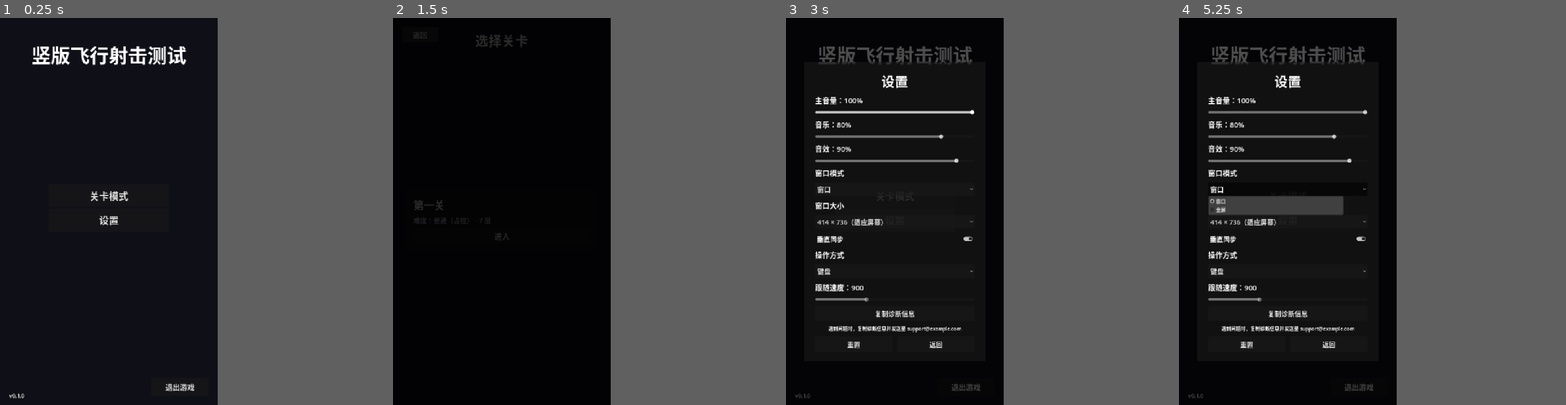
Above: before the commit, frames 1-4 (left to right).
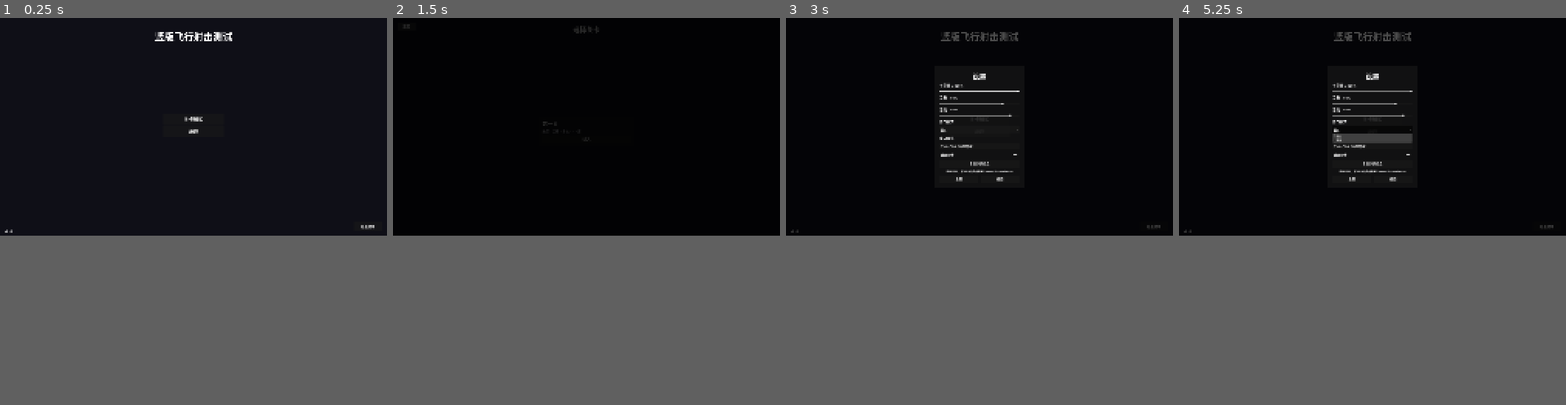
Above: after the commit, the same moments.

Repository: lzh9715/Vertical_Shooter
Game: Godot game, scene res://scenes/ui/MainMenu.tscn
Same seed, same stepped clock (60 frames per second), same inputs: the game is played once before the commit and once after it.
Inputs (mouse positions are in pixels of both pictures, inside the frame that each line leads up to):
- Up to frame 1 (0.25 s): no input
- Up to frame 2 (1.5 s): click "关卡模式" at 0.5 s; click "返回" at 1.25 s
- Up to frame 3 (3 s): move the mouse to (940, 192) at 2.02 s; hold D (move_right) 2.03-2.75 s; click "设置" at 2.75 s
- Up to frame 4 (5.25 s): click (1287, 269) at 3.5 s, where only the run before the commit has a clickable "键盘"; click "重置" at 4.25 s; click "窗口" at 5 s
In our replay, the window is 450x800 before the commit and 800x450 after it. These sizes can differ from the game's own. Grey fills any space a smaller window leaves; there, only what the larger window draws over its background counts as a difference.

The runs differ from the first frame. In frame 1, 1.9% of the frame differs, in the area x 1-97%, y 3-99%; in frame 2, 0.4%; in frame 3, 4.9%; in frame 4, 6.9%.

Commit message:
feat: 横版核心战斗与垂直摄像机
- 设计分辨率改为 2560×1440，世界高度 2160
- 玩家全屏移动、向右射击，移除鼠标跟随
- 敌人从右侧外生成并向左移动，子弹方向同步
- Boss 从右侧入场，悬停约 75% 宽度
- 地图改为从左到右的横版布局
- 摄像机只做上下跟随
- UI 的 2560 适配留待下一步

Diff:
--- a/bullet.gd
+++ b/bullet.gd
@@ -14,6 +14,7 @@
 var pierced_enemies := [] # 记录已经打过的敌人，防止同一只怪被重复扣血
 
 func _ready():
+	add_to_group("player_bullet")
 	area_entered.connect(_on_area_entered)
 
 func _physics_process(delta):
@@ -21,12 +22,13 @@
 		var target = _find_nearest_enemy()
 		if target:
 			var target_direction = (target.global_position - global_position).normalized()
-			var target_angle = target_direction.angle() + PI / 2
+			var target_angle = target_direction.angle()
 			rotation = lerp_angle(rotation, target_angle, turn_speed * delta)
 
-	position += Vector2.UP.rotated(rotation) * speed * delta
+	position += Vector2.RIGHT.rotated(rotation) * speed * delta
 
-	if global_position.y < -200 or global_position.y > 1500 or global_position.x < -200 or global_position.x > 900:
+	var bounds := Rect2(Vector2.ZERO, ScreenUtil.world_size()).grow(300.0)
+	if not bounds.has_point(global_position):
 		queue_free()
 
 func _on_area_entered(area):
--- a/bullet.tscn
+++ b/bullet.tscn
@@ -11,8 +11,10 @@
 script = ExtResource("1_v7oki")
 
 [node name="CollisionShape2D" type="CollisionShape2D" parent="." unique_id=1423998056]
+rotation = 1.5707964
 shape = SubResource("RectangleShape2D_eyboa")
 
 [node name="Polygon2D" type="Polygon2D" parent="." unique_id=1344498805]
+rotation = 1.5707964
 color = Color(1, 1, 0, 1)
 polygon = PackedVector2Array(0, -5, -5, 5, 5, 5)
--- a/data/EnemyData.gd
+++ b/data/EnemyData.gd
@@ -21,5 +21,5 @@
 
 @export_group("精英")
 @export var elite_movement: EliteMovement   # 战斗阶段的移动方式（留空 = 停在悬停点）
-@export var elite_hover_height := 260.0     # 悬停高度（720 基准）
-@export var elite_lane_offset := 0.0        # 固定的横向车道偏移（不同精英可以左右分开）
+@export var elite_hover_height := 1920.0    # 横版：悬停点的 x 坐标
+@export var elite_lane_offset := 0.0        # 固定的纵向车道偏移（不同精英可以上下分开）
--- a/data/FormationData.gd
+++ b/data/FormationData.gd
@@ -17,7 +17,7 @@
 		push_warning("FormationData 缺 shape")
 		return
 
-	var center := ScreenUtil.from_anchor(anchor) + offset_px * ScreenUtil.scale_factor()
+	var center := ScreenUtil.world_from_anchor(anchor) + offset_px * ScreenUtil.scale_factor()
 	var scale := ScreenUtil.scale_factor()
 	var offsets := shape.build_offsets(count, spacing)
 
@@ -46,6 +46,6 @@
 
 func _direction_angle() -> float:
 	match direction:
+		"Right_To_Left": return PI
 		"Left_To_Right": return 0.0
-		"Right_To_Left": return PI
-		_: return PI * 0.5      # Top_To_Bottom
+		_: return PI      # 横版默认向左
--- a/data/QueueData.gd
+++ b/data/QueueData.gd
@@ -5,7 +5,7 @@
 @export var spacing_time: float = 0.2
 
 func spawn(spawner) -> void:
-	var start := ScreenUtil.from_anchor(anchor) + offset_px * ScreenUtil.scale_factor()
+	var start := ScreenUtil.world_from_anchor(anchor) + offset_px * ScreenUtil.scale_factor()
 
 	for i in range(count):
 		var enemy = spawner.create_enemy(enemy_data)
--- a/data/Test_Queue.tres
+++ b/data/Test_Queue.tres
@@ -11,7 +11,7 @@
 [resource]
 script = ExtResource("2_0qft0")
 enemy_data = ExtResource("1_0qft0")
-anchor = Vector2(-1.28, -0.06)
+anchor = Vector2(-1.2, -0.06)
 direction = "Left_To_Right"
 movement = SubResource("Resource_6act0")
 metadata/_custom_type_script = "uid://b243fk7jdlvh2"
--- a/data/Wave_RewardRush.tres
+++ b/data/Wave_RewardRush.tres
@@ -18,8 +18,8 @@
 repeat = 10
 group_interval = 0.35
 enemy_data = ExtResource("2_m8lrc")
-anchor = Vector2(-1.25, 0)
-direction = "Left_To_Right"
+anchor = Vector2(1.2, 0)
+direction = "Right_To_Left"
 
 [sub_resource type="Resource" id="Resource_e8rjn"]
 script = ExtResource("1_4knwc")
--- a/data/boss/BossData.gd
+++ b/data/boss/BossData.gd
@@ -7,5 +7,5 @@
 @export var visual_scale := 1.0
 @export var texture: Texture2D
 @export var enter_duration := 1.5
-@export var hover_position := Vector2(360, 240)
+@export var hover_position := Vector2(1920, 720)
 @export var phases: Array[BossPhaseData] = []
--- a/data/bullet/BulletAimed.gd
+++ b/data/bullet/BulletAimed.gd
@@ -6,6 +6,6 @@
 func build_directions(aim: Vector2) -> Array[Vector2]:
 	var dir := aim.normalized()
 	if dir == Vector2.ZERO:
-		dir = Vector2.DOWN
+		dir = Vector2.LEFT
 	var out: Array[Vector2] = [dir]
 	return out
--- a/data/bullet/BulletSpread.gd
+++ b/data/bullet/BulletSpread.gd
@@ -9,7 +9,7 @@
 func build_directions(aim: Vector2) -> Array[Vector2]:
 	var base := aim.normalized()
 	if base == Vector2.ZERO:
-		base = Vector2.DOWN
+		base = Vector2.LEFT
 
 	var out: Array[Vector2] = []
 	if count <= 1:
--- a/debug/BossTest.gd
+++ b/debug/BossTest.gd
@@ -11,13 +11,13 @@
 
 	var player = load("res://player.tscn").instantiate()
 	add_child(player)
-	player.global_position = Vector2(360, 1100)
+	player.global_position = Vector2(300, 1080)
 	player.current_spell = GameFlow.spell
 
 	# 生成 Boss（先赋 data，再入树，_ready 会 apply_data）
 	var boss = data.scene.instantiate()
 	boss.data = data
-	boss.position = Vector2(360, -100)
+	boss.position = Vector2(2800, 720)
 	add_child(boss)
 	# 仅测试用：缩短冷却、概率拉满
 	boss.steal_cooldown = 4.0
--- a/debug/EventTest.gd
+++ b/debug/EventTest.gd
@@ -7,7 +7,7 @@
 
 	var player = load("res://player.tscn").instantiate()
 	add_child(player)
-	player.global_position = Vector2(360, 1000)
+	player.global_position = Vector2(300, 1080)
 
 	# 给玩家一把法杖（正常流程里由商店/关卡给）
 	player.current_spell = load("res://data/Spell_Single.tres")
--- a/enemy.gd
+++ b/enemy.gd
@@ -6,7 +6,7 @@
 
 @export var movement: MovementPattern
 @export var speed := 200.0
-@export var direction := "Top_To_Bottom"
+@export var direction := "Right_To_Left"
 @export var despawn_margin := 300.0
 
 @export_group("数值")
@@ -73,15 +73,15 @@
 	)
 
 func _check_bounds() -> void:
-	var bounds := Rect2(Vector2.ZERO, ScreenUtil.size()).grow(despawn_margin)
+	var bounds := Rect2(Vector2.ZERO, ScreenUtil.world_size()).grow(despawn_margin)
 	if not bounds.has_point(global_position):
 		queue_free()
 
 func _direction_vector() -> Vector2:
 	match direction:
+		"Right_To_Left": return Vector2.LEFT
 		"Left_To_Right": return Vector2.RIGHT
-		"Right_To_Left": return Vector2.LEFT
-		_: return Vector2.DOWN
+		_: return Vector2.LEFT
 
 # ---------- 攻击序列 ----------
 
@@ -142,12 +142,12 @@
 	_attack_running = false
 
 func _fire_volley(volley: EnemyBulletPattern) -> void:
-	var aim := Vector2.DOWN
+	var aim := Vector2.LEFT
 	var target := get_tree().get_first_node_in_group("player")
 	if target != null:
 		aim = target.global_position - global_position
 		if aim == Vector2.ZERO:
-			aim = Vector2.DOWN
+			aim = Vector2.LEFT
 
 	var scene := volley.bullet_scene
 	if scene == null:
--- a/enemy_bullet.gd
+++ b/enemy_bullet.gd
@@ -4,7 +4,7 @@
 
 @export var speed := 220.0
 @export var damage := 1
-@export var direction := Vector2.DOWN
+@export var direction := Vector2.LEFT
 @export var tint := Color(1, 0.85, 0.3, 1)
 @export var radius := 7.0
 @export var texture: Texture2D
@@ -34,6 +34,6 @@
 func _physics_process(delta: float) -> void:
 	position += direction * speed * delta
 
-	var bounds := Rect2(Vector2.ZERO, ScreenUtil.size()).grow(120.0)
+	var bounds := Rect2(Vector2.ZERO, ScreenUtil.world_size()).grow(160.0)
 	if not bounds.has_point(global_position):
 		queue_free()
--- a/main.gd
+++ b/main.gd
@@ -11,6 +11,8 @@
 @onready var score_label: Label = $CanvasLayer/Label
 @onready var gold_label: Label = $CanvasLayer/GoldLabel
 @onready var hp_label: Label = $CanvasLayer/HpLabel
+@onready var camera: Camera2D = $Camera2D
+@onready var player_node: Node2D = $player
 
 func _ready() -> void:
 	get_tree().paused = false
@@ -59,7 +61,7 @@
 	var s := ScreenUtil.scale_factor()
 	var boss = boss_data.scene.instantiate()
 	boss.data = boss_data
-	boss.position = Vector2(360, -120) * s
+	boss.position = Vector2(2800, 720) * s
 	add_child(boss)
 
 	var bar = BOSS_BAR_SCENE.instantiate()
@@ -112,7 +114,7 @@
 	var s := ScreenUtil.scale_factor()
 	var boss = boss_data.scene.instantiate()
 	boss.data = boss_data
-	boss.position = Vector2(360, -120) * s
+	boss.position = Vector2(2800, 720) * s
 	add_child(boss)
 
 	var bar = BOSS_BAR_SCENE.instantiate()
@@ -130,7 +132,19 @@
 	_event_timer_label.text = "剩余 %d 秒" % int(ceil(_event_time_left))
 	$CanvasLayer.add_child(_event_timer_label)
 
+func _update_camera() -> void:
+	if camera == null or player_node == null:
+		return
+
+	var y_range := ScreenUtil.camera_y_range()
+	camera.position = Vector2(
+		ScreenUtil.size().x * 0.5,
+		clampf(player_node.global_position.y, y_range.x, y_range.y)
+	)
+
 func _process(delta: float) -> void:
+	_update_camera()
+
 	if not _event_active:
 		return
 
--- a/player.gd
+++ b/player.gd
@@ -32,21 +32,15 @@
 
 
 func _physics_process(delta):
-	_tick_steal(delta)          # 新加，见第②步
+	_tick_steal(delta)
 
-	if Settings.control_mode == Settings.ControlMode.MOUSE_FOLLOW:
-		var target := get_global_mouse_position()
-		global_position = global_position.move_toward(
-			target, Settings.mouse_follow_speed * delta
-		)
-		velocity = Vector2.ZERO
-	else:
-		var direction := Input.get_vector("move_left", "move_right", "move_up", "move_down")
-		velocity = direction * speed
-		move_and_slide()
+	var direction := Input.get_vector("move_left", "move_right", "move_up", "move_down")
+	velocity = direction * speed
+	move_and_slide()
 
-	position.x = clamp(position.x, 20, 700)
-	position.y = clamp(position.y, 20, 1260)
+	var world := ScreenUtil.world_size()
+	position.x = clamp(position.x, 40, world.x - 40)
+	position.y = clamp(position.y, 40, world.y - 40)
 
 # 当计时器倒计时结束时，自动调用这个函数
 
@@ -72,7 +66,7 @@
 		bullet.explosion_damage = current_spell.explosion_damage
 
 		get_parent().add_child(bullet)
-		bullet.global_position = global_position - Vector2(0, 20)
+		bullet.global_position = global_position + Vector2(40, 0)
 
 		# 处理散射角度
 		# 计算角度偏移，让它是以正上方为中心扇形散开
--- a/player.tscn
+++ b/player.tscn
@@ -17,6 +17,7 @@
 shape = SubResource("RectangleShape2D_eyboa")
 
 [node name="Polygon2D" type="Polygon2D" parent="." unique_id=981285847]
+rotation = 1.5707964
 color = Color(0, 1, 1, 1)
 polygon = PackedVector2Array(0, -25, -20, 20, 20, 20)
 
--- a/project.godot
+++ b/project.godot
@@ -28,8 +28,8 @@
 
 [display]
 
-window/size/viewport_width=720
-window/size/viewport_height=1280
+window/size/viewport_width=2560
+window/size/viewport_height=1440
 window/stretch/mode="canvas_items"
 
 [global_group]
--- a/scenes/battle/Battle.tscn
+++ b/scenes/battle/Battle.tscn
@@ -14,21 +14,17 @@
 script = ExtResource("1_g3qtk")
 test_waves = Array[ExtResource("11_lo8qj")]([ExtResource("3_kos6x")])
 
-[node name="ColorRect" type="ColorRect" parent="." unique_id=951383898]
-z_index = -1
-anchors_preset = 15
-anchor_right = 1.0
-anchor_bottom = 1.0
-offset_right = 720.0
-offset_bottom = 1280.0
-grow_horizontal = 2
-grow_vertical = 2
-color = Color(0, 0, 0, 0.7921569)
-metadata/_edit_use_anchors_ = true
+[node name="Background" type="Polygon2D" parent="."]
+z_index = -10
+polygon = PackedVector2Array(0, 0, 2560, 0, 2560, 2160, 0, 2160)
+color = Color(0.0352941, 0.0352941, 0.0588235, 1)
 
 [node name="player" parent="." unique_id=1088136196 instance=ExtResource("13_k4nrn")]
-position = Vector2(360, 1000)
+position = Vector2(300, 1080)
 current_spell = ExtResource("5_kos6x")
+
+[node name="Camera2D" type="Camera2D" parent="."]
+position = Vector2(1280, 720)
 
 [node name="CanvasLayer" type="CanvasLayer" parent="." unique_id=968548100]
 
--- a/scenes/ui/SettingsPanel.gd
+++ b/scenes/ui/SettingsPanel.gd
@@ -10,9 +10,6 @@
 @onready var resolution_label: Label = $Center/Panel/Margin/VBox/ResolutionLabel
 @onready var resolution_option: OptionButton = $Center/Panel/Margin/VBox/ResolutionOption
 @onready var vsync_check: CheckButton = $Center/Panel/Margin/VBox/VsyncCheck
-@onready var control_option: OptionButton = $Center/Panel/Margin/VBox/ControlOption
-@onready var follow_label: Label = $Center/Panel/Margin/VBox/FollowLabel
-@onready var follow_slider: HSlider = $Center/Panel/Margin/VBox/FollowSlider
 @onready var diag_label: Label = $Center/Panel/Margin/VBox/DiagLabel
 @onready var diag_button: Button = $Center/Panel/Margin/VBox/DiagButton
 @onready var btn_reset: Button = $Center/Panel/Margin/VBox/Buttons/BtnReset
@@ -34,8 +31,6 @@
 	window_option.item_selected.connect(_on_window_selected)
 	resolution_option.item_selected.connect(_on_resolution_selected)
 	vsync_check.toggled.connect(_on_vsync_toggled)
-	control_option.item_selected.connect(_on_control_selected)
-	follow_slider.value_changed.connect(_on_follow_changed)
 	diag_button.pressed.connect(_on_copy_diagnostics)
 
 	btn_reset.pressed.connect(_on_reset)
@@ -62,10 +57,6 @@
 	window_option.clear()
 	window_option.add_item("窗口", Settings.WindowMode.WINDOWED)
 	window_option.add_item("全屏", Settings.WindowMode.FULLSCREEN)
-
-	control_option.clear()
-	control_option.add_item("键盘", Settings.ControlMode.KEYBOARD)
-	control_option.add_item("鼠标跟随", Settings.ControlMode.MOUSE_FOLLOW)
 
 	_refresh_size_options()
 
@@ -98,17 +89,12 @@
 
 	vsync_check.set_pressed_no_signal(Settings.vsync)
 
-	control_option.select(Settings.control_mode)
-	follow_slider.set_value_no_signal(Settings.mouse_follow_speed)
-	follow_slider.editable = Settings.control_mode == Settings.ControlMode.MOUSE_FOLLOW
-
 	_update_labels()
 
 func _update_labels() -> void:
 	master_label.text = "主音量：%d%%" % roundi(master_slider.value)
 	music_label.text = "音乐：%d%%" % roundi(music_slider.value)
 	sfx_label.text = "音效：%d%%" % roundi(sfx_slider.value)
-	follow_label.text = "跟随速度：%d" % roundi(follow_slider.value)
 
 	if Settings.is_fullscreen():
 		var screen := DisplayServer.screen_get_size(DisplayServer.window_get_current_screen())
@@ -152,16 +138,6 @@
 func _on_vsync_toggled(on: bool) -> void:
 	Settings.set_vsync(on)
 
-# ---------- 操作 ----------
-
-func _on_control_selected(index: int) -> void:
-	Settings.set_control_mode(index)
-	follow_slider.editable = index == Settings.ControlMode.MOUSE_FOLLOW
-
-func _on_follow_changed(value: float) -> void:
-	Settings.set_mouse_follow_speed(value)
-	_update_labels()
-
 # ---------- 诊断 ----------
 
 func _on_copy_diagnostics() -> void:
--- a/scenes/ui/SettingsPanel.tscn
+++ b/scenes/ui/SettingsPanel.tscn
@@ -94,27 +94,6 @@
 theme_override_font_sizes/font_size = 22
 text = "垂直同步"
 
-[node name="ControlLabel" type="Label" parent="Center/Panel/Margin/VBox" unique_id=611031378]
-layout_mode = 2
-theme_override_font_sizes/font_size = 24
-text = "操作方式"
-
-[node name="ControlOption" type="OptionButton" parent="Center/Panel/Margin/VBox" unique_id=611031379]
-custom_minimum_size = Vector2(0, 44)
-layout_mode = 2
-theme_override_font_sizes/font_size = 22
-
-[node name="FollowLabel" type="Label" parent="Center/Panel/Margin/VBox" unique_id=611031380]
-layout_mode = 2
-theme_override_font_sizes/font_size = 24
-
-[node name="FollowSlider" type="HSlider" parent="Center/Panel/Margin/VBox" unique_id=611031381]
-layout_mode = 2
-min_value = 200.0
-max_value = 2400.0
-step = 50.0
-value = 900.0
-
 [node name="DiagButton" type="Button" parent="Center/Panel/Margin/VBox" unique_id=611031382]
 custom_minimum_size = Vector2(0, 48)
 layout_mode = 2
--- a/scripts/Diagnostics.gd
+++ b/scripts/Diagnostics.gd
@@ -15,10 +15,6 @@
 		"全屏" if Settings.is_fullscreen() else "窗口",
 		Settings.resolution.x, Settings.resolution.y,
 		"开" if Settings.vsync else "关",
-	])
-	lines.append("操作: %s  跟随速度: %d" % [
-		"鼠标跟随" if Settings.control_mode == Settings.ControlMode.MOUSE_FOLLOW else "键盘",
-		roundi(Settings.mouse_follow_speed),
 	])
 	lines.append("--- 日志尾部 ---")
 	lines.append(_read_tail(LOG_PATH, 12000))
--- a/scripts/ScreenUtil.gd
+++ b/scripts/ScreenUtil.gd
@@ -1,20 +1,17 @@
 extends RefCounted
 class_name ScreenUtil
 
-## 逻辑画面尺寸与坐标换算。
-##
-## 尺寸来自 project.godot 的 viewport 设置，运行期是常量，
-## 所以缓存一次即可：敌人每帧要调用 scale_factor() / size()，
-## 原实现每次都查 ProjectSettings（字符串 → 字典 → Variant），
-## 数量一多就是可测量的开销。
+## 画面尺寸与坐标换算。
+## 设计基准为横版 2560×1440；世界高度额外多出 50%（上下各 25%）。
+## 尺寸来自 project.godot，运行时是常量，缓存一次即可。
 
-const BASE_WIDTH := 720.0
-const BASE_HEIGHT := 1280.0
+const BASE_WIDTH := 2560.0
+const BASE_HEIGHT := 1440.0
+const WORLD_HEIGHT_FACTOR := 1.5
 
 static var _cached_size := Vector2.ZERO
 static var _cached_scale := 0.0
 
-## 当前逻辑画面尺寸（缓存后不再查询 ProjectSettings）
 static func size() -> Vector2:
 	if _cached_size == Vector2.ZERO:
 		_cached_size = Vector2(
@@ -23,18 +20,30 @@
 		)
 	return _cached_size
 
-## 相对设计基准的缩放系数（缓存）
 static func scale_factor() -> float:
 	if _cached_scale == 0.0:
 		_cached_scale = size().x / BASE_WIDTH
 	return _cached_scale
 
-## 锚点(-1~1) → 画面像素坐标。(0,0)=正中，(-1,-1)=左上角
+## 世界尺寸：宽度固定，高度为屏幕的 1.5 倍
+static func world_size() -> Vector2:
+	return Vector2(size().x, size().y * WORLD_HEIGHT_FACTOR)
+
+## 归一化锚点(-1~1) → 屏幕像素坐标
 static func from_anchor(anchor: Vector2) -> Vector2:
 	var s := size()
 	return Vector2((anchor.x + 1.0) * 0.5 * s.x, (anchor.y + 1.0) * 0.5 * s.y)
 
-## 清空缓存。正常运行时不需要；只有运行期改变分辨率/热重载时才需要手动调用。
+## 归一化锚点(-1~1) → 世界像素坐标（含上下额外空间）
+static func world_from_anchor(anchor: Vector2) -> Vector2:
+	var s := world_size()
+	return Vector2((anchor.x + 1.0) * 0.5 * s.x, (anchor.y + 1.0) * 0.5 * s.y)
+
+## 摄像机 y 的可移动范围（保持视口不出世界）
+static func camera_y_range() -> Vector2:
+	var half := size().y * 0.5
+	return Vector2(half, world_size().y - half)
+
 static func refresh() -> void:
 	_cached_size = Vector2.ZERO
 	_cached_scale = 0.0
--- a/scripts/Settings.gd
+++ b/scripts/Settings.gd
@@ -3,16 +3,15 @@
 
 const PATH := "user://settings.cfg"
 
-const DESIGN_SIZE := Vector2i(720, 1280)
+const DESIGN_SIZE := Vector2i(2560, 1440)
 
 const WINDOW_PRESETS: Array[Vector2i] = [
-	Vector2i(720, 1280),
-	Vector2i(1080, 1920),
-	Vector2i(1440, 2560),
+	Vector2i(2560, 1440),
+	Vector2i(1920, 1080),
+	Vector2i(1280, 720),
 ]
 
 enum WindowMode { WINDOWED, FULLSCREEN }
-enum ControlMode { KEYBOARD, MOUSE_FOLLOW }
 
 # 0.0 ~ 1.0 的线性音量
 var master := 1.0
@@ -21,12 +20,8 @@
 
 # 显示
 var window_mode: int = WindowMode.WINDOWED
-var resolution: Vector2i = Vector2i(720, 1280)
+var resolution: Vector2i = Vector2i(2560, 1440)
 var vsync := true
-
-# 操作
-var control_mode: int = ControlMode.KEYBOARD
-var mouse_follow_speed := 900.0
 
 func _ready() -> void:
 	_ensure_bus("Music")
@@ -56,12 +51,10 @@
 	)
 	vsync = bool(cfg.get_value("display", "vsync", vsync))
 
-	control_mode = int(cfg.get_value("input", "control_mode", control_mode))
-	mouse_follow_speed = float(cfg.get_value("input", "mouse_follow_speed", mouse_follow_speed))
-
-	# 屏幕变小/换显示器时，旧尺寸可能放不下
-	var usable := get_usable_screen_size()
-	if resolution.x > usable.x or resolution.y > usable.y \
+	# 屏幕变小/换显示器时，旧尺寸可能放不下；旧竖版配置也一并迁移
+	var usable := get_usable_screen_size()
+	if resolution.x < resolution.y \
+		or resolution.x > usable.x or resolution.y > usable.y \
 		or resolution.x < 200 or resolution.y < 200:
 		resolution = get_default_window_size()
 
@@ -76,9 +69,6 @@
 	cfg.set_value("display", "resolution_y", resolution.y)
 	cfg.set_value("display", "vsync", vsync)
 
-	cfg.set_value("input", "control_mode", control_mode)
-	cfg.set_value("input", "mouse_follow_speed", mouse_follow_speed)
-
 	cfg.save(PATH)
 
 # ---------- 对外接口 ----------
@@ -123,14 +113,6 @@
 	)
 	save_settings()
 
-func set_control_mode(mode: int) -> void:
-	control_mode = mode
-	save_settings()
-
-func set_mouse_follow_speed(value: float) -> void:
-	mouse_follow_speed = clampf(value, 200.0, 2400.0)
-	save_settings()
-
 func is_fullscreen() -> bool:
 	return window_mode == WindowMode.FULLSCREEN
 
@@ -159,7 +141,7 @@
 		roundi(DESIGN_SIZE.y * scale)
 	)
 
-## 默认窗口：720×1280 放得下就用它，否则用适应屏幕
+## 默认窗口：设计尺寸放得下就用它，否则用适应屏幕
 func get_default_window_size() -> Vector2i:
 	var usable := get_usable_screen_size()
 	if DESIGN_SIZE.x <= usable.x and DESIGN_SIZE.y <= usable.y:
@@ -229,8 +211,5 @@
 	resolution = get_default_window_size()
 	vsync = true
 
-	control_mode = ControlMode.KEYBOARD
-	mouse_follow_speed = 900.0
-
 	apply_all()
 	save_settings()
--- a/scripts/boss/BaseBoss.gd
+++ b/scripts/boss/BaseBoss.gd
@@ -24,7 +24,7 @@
 var _enter_t := 0.0
 var _enter_duration := 1.5
 var _from := Vector2.ZERO
-var _hover := Vector2(360, 240)
+var _hover := Vector2(1920, 720)
 var _drift_t := 0.0
 
 var _attack_timer := 0.0
@@ -172,7 +172,7 @@
 	if volley == null:
 		return
 
-	var aim := Vector2.DOWN
+	var aim := Vector2.LEFT
 	var player := get_tree().get_first_node_in_group("player")
 	if player != null:
 		aim = player.global_position - global_position
--- a/scripts/elite.gd
+++ b/scripts/elite.gd
@@ -7,12 +7,12 @@
 ##   EliteMoveHover / EliteMoveZigzag / EliteMovePulse / EliteMoveStill
 ## 新增移动方式只需要新建一个 EliteMovement 子类。
 
-@export var hover_height := 260.0      # 悬停高度（720 基准下的 y）
+@export var hover_height := 1920.0     # 横版：悬停点的 x 坐标（原竖版为 y）
 @export var enter_speed_mult := 2.0    # 入场速度倍数
 @export var elite_movement: EliteMovement
 @export var randomize_phase := true   # 同类精英同时出场时错开轨迹
-@export var hover_x_jitter := 15.0    # 悬停点的小幅随机抖动
-@export var lane_spacing := 300.0     # 同一队精英之间的横向间距
+@export var hover_x_jitter := 15.0    # 悬停点的小幅随机抖动（现在作用于 y）
+@export var lane_spacing := 300.0     # 同一队精英之间的纵向间距
 
 var _entering := true
 var _hover_point := Vector2.ZERO
@@ -56,6 +56,7 @@
 
 	# 同一队里有多只时按序号分车道（居中对齐）；
 	# 单独一只时用 EnemyData 里配置的固定偏移。
+	# 横版：车道沿 y 轴分布。
 	var lane_offset := 0.0
 	if _lane_count > 1:
 		lane_offset = (float(_lane_index) - float(_lane_count - 1) * 0.5) * lane_spacing
@@ -63,7 +64,7 @@
 		lane_offset = _base_lane_offset
 
 	var jitter := randf_range(-hover_x_jitter, hover_x_jitter) * s
-	_hover_point = Vector2(start_position.x + lane_offset * s + jitter, hover_height * s) + offset
+	_hover_point = Vector2(hover_height * s, start_position.y + lane_offset * s + jitter) + offset
 
 func _physics_process(delta: float) -> void:
 	elapsed_time += delta
--- a/scripts/map/MapGenerator.gd
+++ b/scripts/map/MapGenerator.gd
@@ -11,7 +11,7 @@
 
 const GRID_WIDTH := 4
 const MAX_ATTEMPTS := 100
-const X_SPACING := 0.22          # UI 里相邻列的横向间距（归一化）
+const Y_SPACING := 0.22          # UI 里相邻列的纵向间距（归一化）
 const POSITION_JITTER := Vector2(0.032, 0.012)   # 节点位置的轻微随机偏移
 
 static func generate(config: LevelConfig, rng: RandomNumberGenerator) -> MapData:
@@ -85,15 +85,15 @@
 			n.layer = layer
 			n.column = col
 			var base := Vector2(
-				0.5 + (col - center) * X_SPACING,
-				float(layer) / float(total_layers - 1)
+				float(layer) / float(total_layers - 1),
+				0.5 + (col - center) * Y_SPACING
 			)
 			# 轻微抖动，避免地图看起来像死板的表格；不影响连通关系
 			var jitter := Vector2(
 				rng.randf_range(-POSITION_JITTER.x, POSITION_JITTER.x),
 				rng.randf_range(-POSITION_JITTER.y, POSITION_JITTER.y)
 			)
-			n.position = (base + jitter).clamp(Vector2(0.03, 0.0), Vector2(0.97, 1.0))
+			n.position = (base + jitter).clamp(Vector2(0.03, 0.03), Vector2(0.97, 0.97))
 			n.type = _roll_type(layer, total_layers, rng)
 			n.display_name = "%s · 第%d层" % [MapNodeData.type_name(n.type), layer]
 			if n.type == MapNodeData.NodeType.BATTLE or n.type == MapNodeData.NodeType.ELITE:
--- a/scripts/spawn/SpawnGroup.gd
+++ b/scripts/spawn/SpawnGroup.gd
@@ -7,11 +7,11 @@
 @export var enemy_data: EnemyData
 
 @export_group("出场位置")
-@export var anchor := Vector2(0, -1.15)     # 归一化坐标，-1~1
+@export var anchor := Vector2(1.22, 0)      # 归一化坐标，-1~1；默认屏幕右侧外
 @export var offset_px := Vector2.ZERO       # 锚点基础上的像素微调
 
 @export_group("行为")
-@export_enum("Top_To_Bottom", "Left_To_Right", "Right_To_Left") var direction := "Top_To_Bottom"
+@export_enum("Right_To_Left", "Left_To_Right", "Top_To_Bottom") var direction := "Right_To_Left"
 @export var movement: MovementPattern
 
 ## 由 EnemySpawner 调用：把这一组敌人实例化并放进场景
